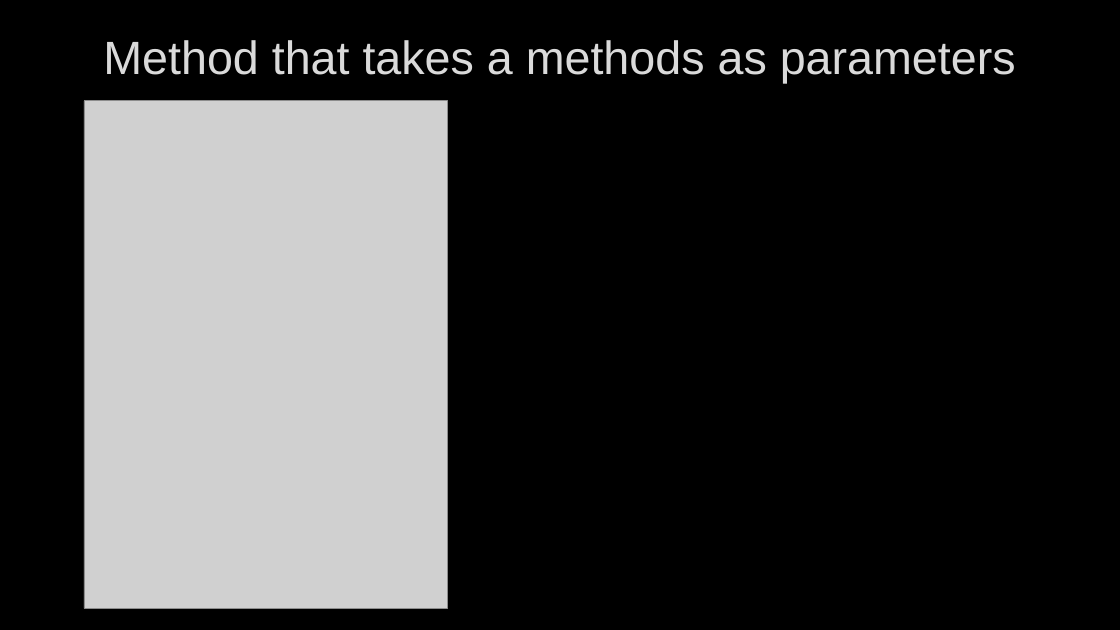
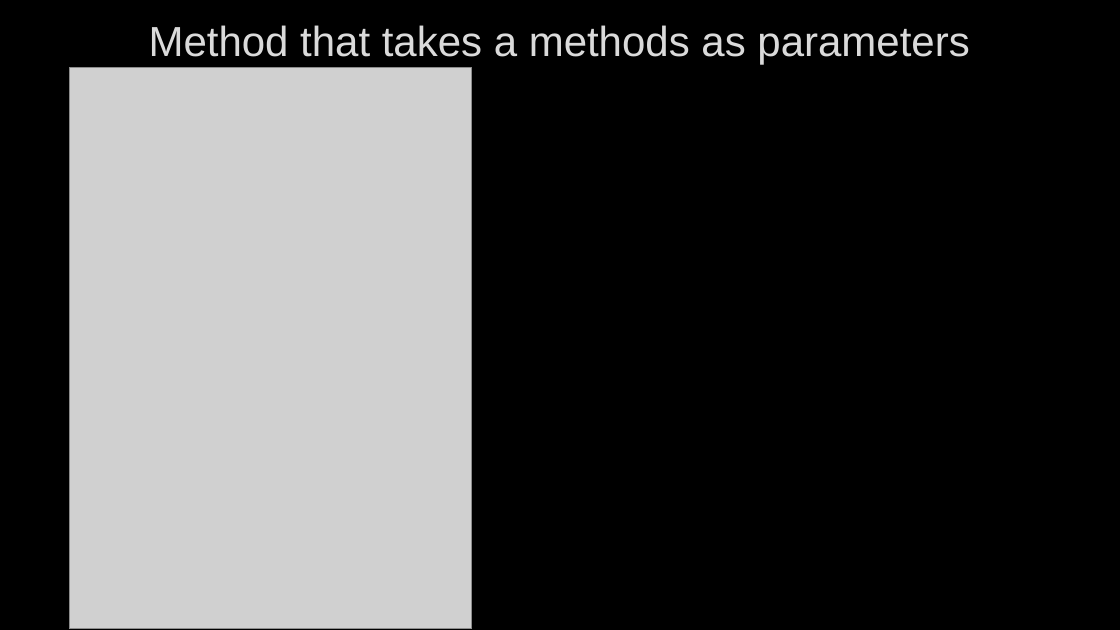
Before and after one commit to AhmedMohamedSamir1/Summary, a slide deck: slide 176 of Angular & type script/Angular.pptx (slide 168 before the commit). Drawn at 1120x630 pixels with LibreOffice and Linux fonts; fonts in the diff are those of the drawing; grey boxes stand for pictures; background and template pictures are left out. Boxes give left, top, right and bottom in pixels: in the first picture for what was removed or moved away, otherwise in the second. Text is boxed around its words. In the diff, an @@ line names an element or a change of style, - is before the commit and + after.

```diff
--- a/Angular & type script/Angular.pptx
+++ b/Angular & type script/Angular.pptx
@@ title "Method that takes a methods ..." at (149,25,969,65): size 40 to 36 pt @@
@@ picture: place and size @@
-picture at (84,101,448,608)
+picture at (69,67,471,629)
```
Also in this commit, not shown: 6 other slides changed, 25 slides added, 7 other files.
